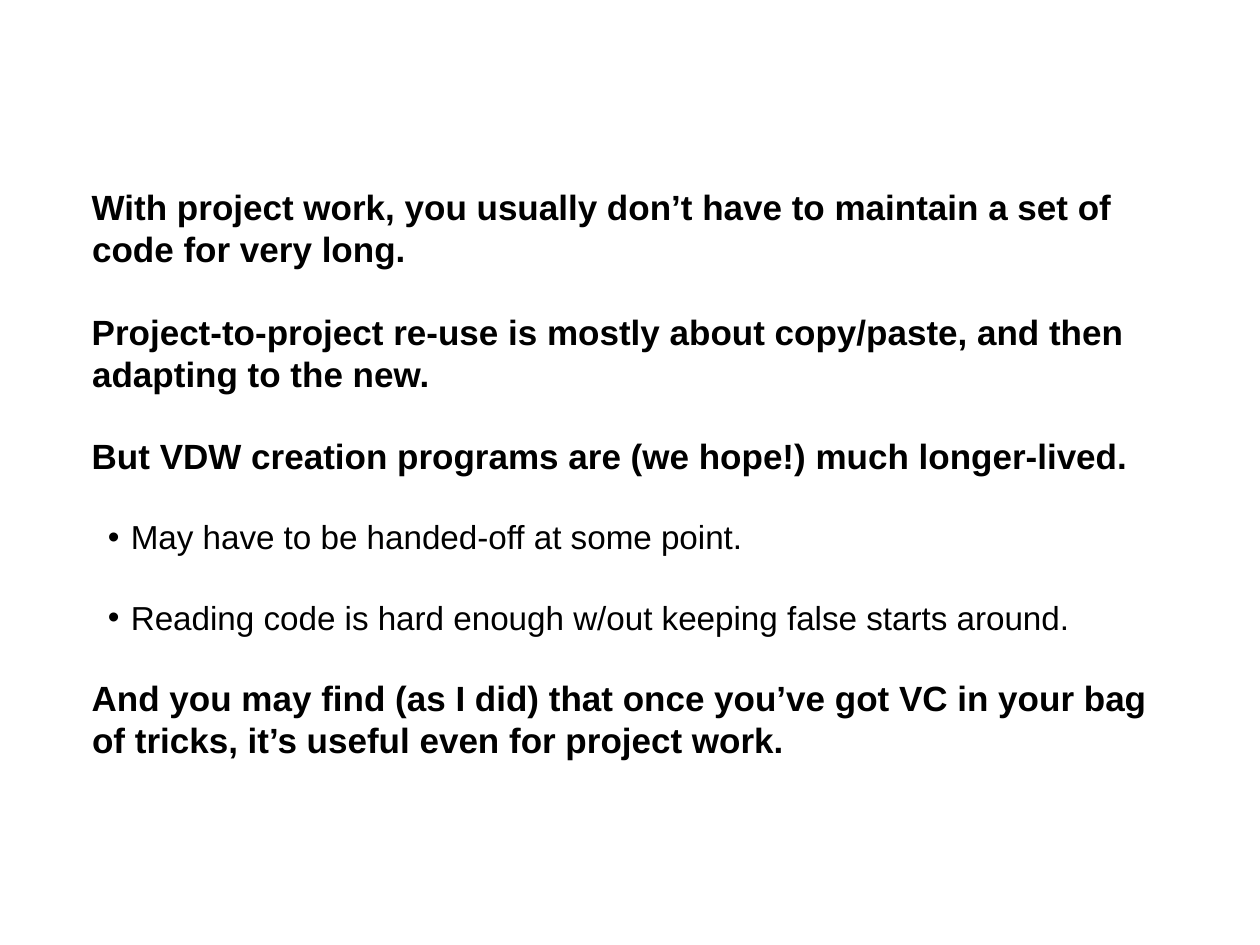
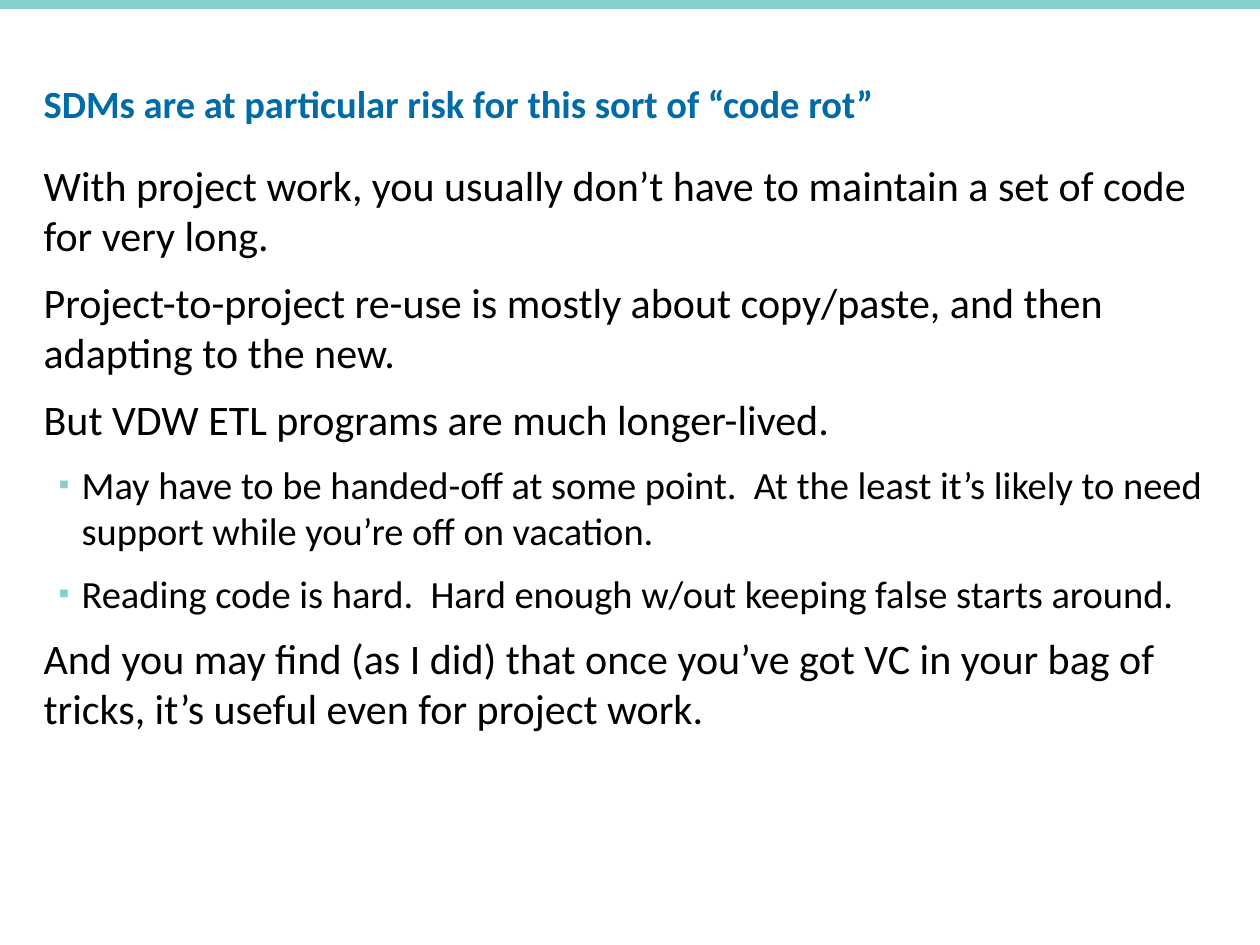
Before and after one commit to rpardee/git_demo, a slide deck: slide 7 of git_for_sas_programmers.pptx. Drawn at 1260x945 pixels with LibreOffice and Linux fonts; fonts in the diff are those of the drawing; background and template pictures are left out. Boxes give left, top, right and bottom in pixels: in the first picture for what was removed or moved away, otherwise in the second. Text is boxed around its words. In the diff, an @@ line names an element or a change of style, - is before the commit and + after.

Commit message:
Full script. Prolly too long

```diff
--- a/git_for_sas_programmers.pptx
+++ b/git_for_sas_programmers.pptx
@@ rectangle added at (x1=0, y1=0, x2=1260, y2=9), fill #85CFCD @@
@@ title "SDMs are at particular risk ..." moved from (x1=91, y1=37, x2=882, y2=123) to (x1=44, y1=89, x2=873, y2=124) @@
@@ title "SDMs are at particular risk ..." at (x1=44, y1=89, x2=873, y2=124): font Arial to Calibri, text colour #FFFFFF to #006BA6, bold on; line spacing 1 to 0.8 @@
@@ text "With project work, you usually ..." moved from (x1=92, y1=194, x2=1146, y2=760) to (x1=44, y1=171, x2=1202, y2=732) @@
@@ text at (x1=44, y1=171, x2=1186, y2=732): size 20 to 24 pt, font Arial to Calibri, bold off in "With project work, you usually don’t have ...", "Project-to-project re-use is mostly about copy/paste, and ...", "And you may find (as I did) ..."; less space between paragraphs @@
@@ text at (x1=44, y1=405, x2=1202, y2=615): text changed; size 19 to 22 pt; font Arial to Calibri @@
-But VDW creation programs are (we hope!) much longer-lived.
-  • May have to be handed-off at some point.
-  • Reading code is hard enough w/out keeping false starts around.
+But VDW ETL programs are much longer-lived.
+  ▪ May have to be handed-off at some point. At the least it’s likely to need support while you’re off on vacation.
+  ▪ Reading code is hard. Hard enough w/out keeping false starts around.
```
Also in this commit, not shown: 13 other slides changed, 2 slides added, 1 slide removed, 3 other files.
